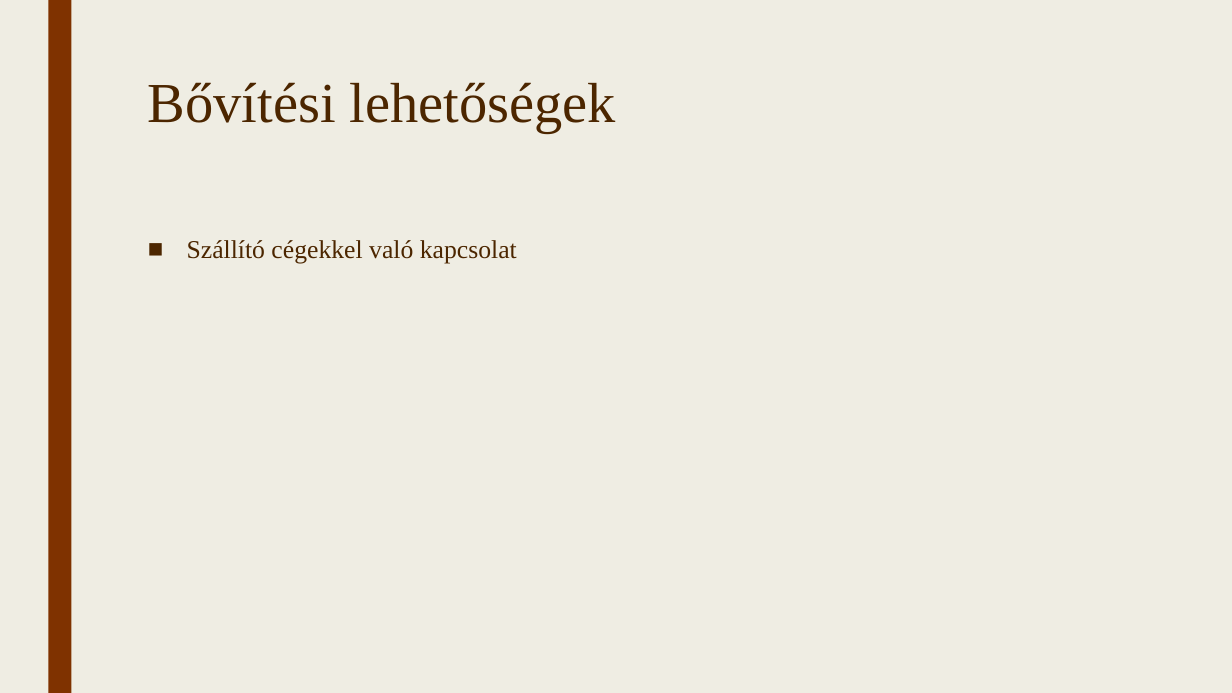
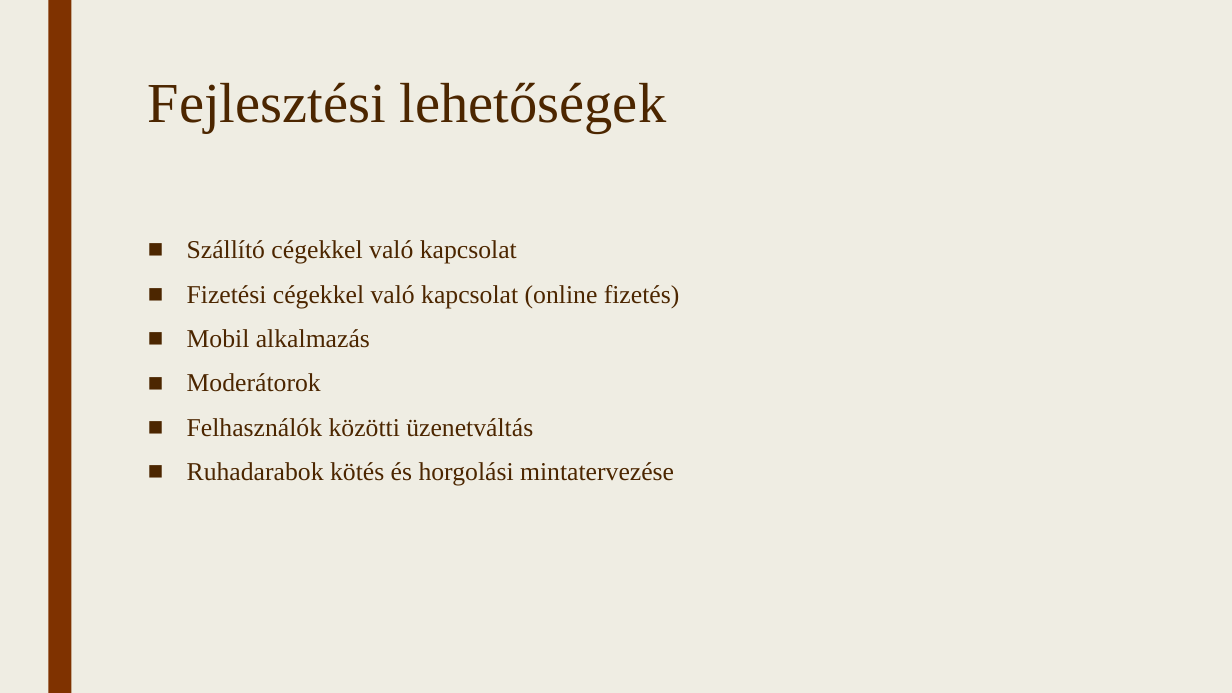
Before and after one commit to TothpalIstvano/13_S1_4_vizsgaremek, a slide deck: slide 11 of Fájlok/Bemutató.pptx (slide 12 before the commit). Drawn at 1232x693 pixels with LibreOffice and Linux fonts; fonts in the diff are those of the drawing. Boxes give left, top, right and bottom in pixels: in the first picture for what was removed or moved away, otherwise in the second. Text is boxed around its words. In the diff, an @@ line names an element or a change of style, - is before the commit and + after.

```diff
--- a/Fájlok/Bemutató.pptx
+++ b/Fájlok/Bemutató.pptx
@@ title at [148,82,666,133]: text changed @@
-Bővítési lehetőségek
+Fejlesztési lehetőségek
@@ text at [187,285,680,486]: paragraphs added @@
+■ Fizetési cégekkel való kapcsolat (online fizetés)
+■ Mobil alkalmazás
+■ Moderátorok
+■ Felhasználók közötti üzenetváltás
+■ Ruhadarabok kötés és horgolási mintatervezése
```
Also in this commit, not shown: 2 other slides changed, 1 slide added, 1 slide removed, 3 other files.
